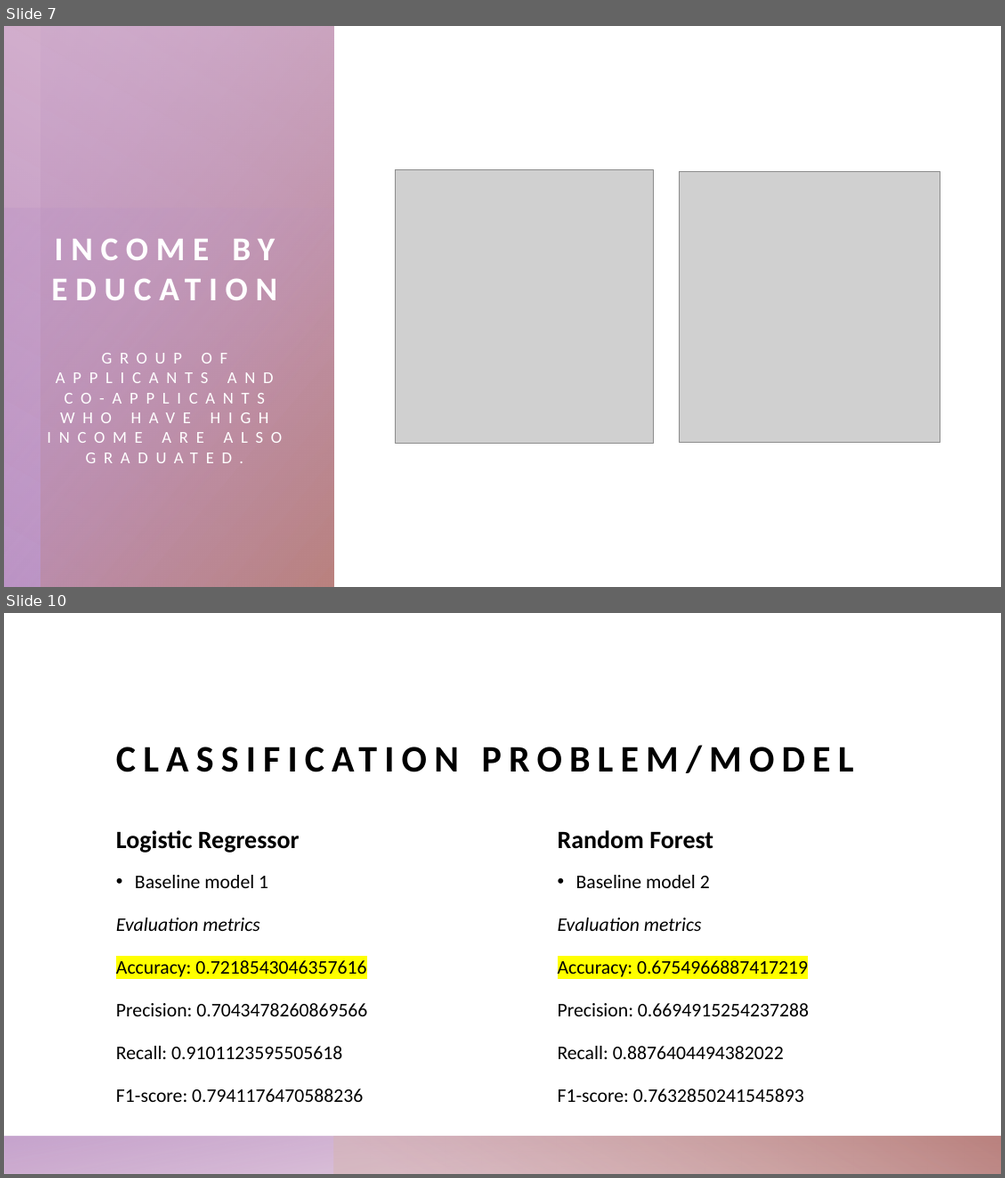
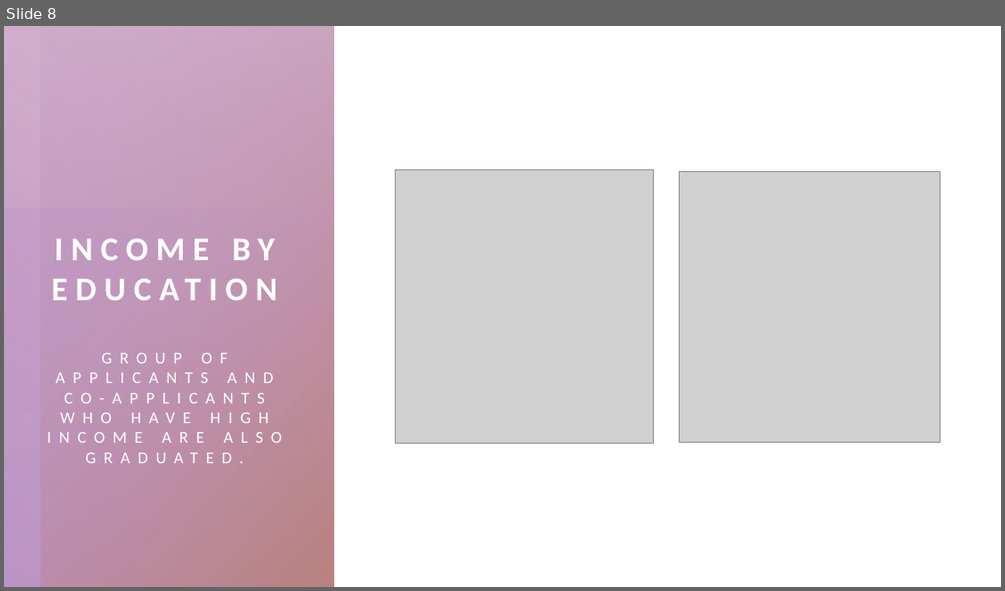
Before and after one commit to rafaelaqfc/Loan-Prediction-Project, a slide deck: Presentation.pptx. Shown one above the other, each under a label of ours: slides 7 and 10 before the commit, slide 8 after it; the slides between them are not shown. The pictures are 1005x1178 and 1005x591 pixels, drawn with LibreOffice and Linux fonts; fonts in the diff are those of the drawing; grey boxes stand for pictures. Boxes give left, top, right and bottom in pixels: in the first picture for what was removed or moved away, otherwise in the second. Text is boxed around its words. In the diff, an @@ line names an element or a change of style, - is before the commit and + after.

```diff
--- a/Presentation.pptx
+++ b/Presentation.pptx
@@ slide 10 removed at <box>4,613,1001,1174</box>, background #FFFFFF; not listed: 2 template elements that a slide beside it also shows @@
@@ text removed at <box>116,830,299,852</box> @@
-Logistic Regressor
@@ text removed at <box>558,830,713,849</box> @@
-Random Forest
@@ text removed at <box>116,875,367,1102</box> @@
-• Baseline model 1
-Evaluation metrics
-Accuracy: 0.7218543046357616
-Precision: 0.7043478260869566
-Recall: 0.9101123595505618
-F1-score: 0.7941176470588236
@@ title removed at <box>204,875,254,888</box> @@
-CLASSIFICATION PROBLEM/MODEL
@@ text removed at <box>558,875,809,1102</box> @@
-• Baseline model 2
-Evaluation metrics
-Accuracy: 0.6754966887417219
-Precision: 0.6694915254237288
-Recall: 0.8876404494382022
-F1-score: 0.7632850241545893
@@ what was slide 7 is now slide 8 @@
```
Also in this commit, not shown: 7 slides changed, 6 slides added, 1 other slide removed, 1 other file.
